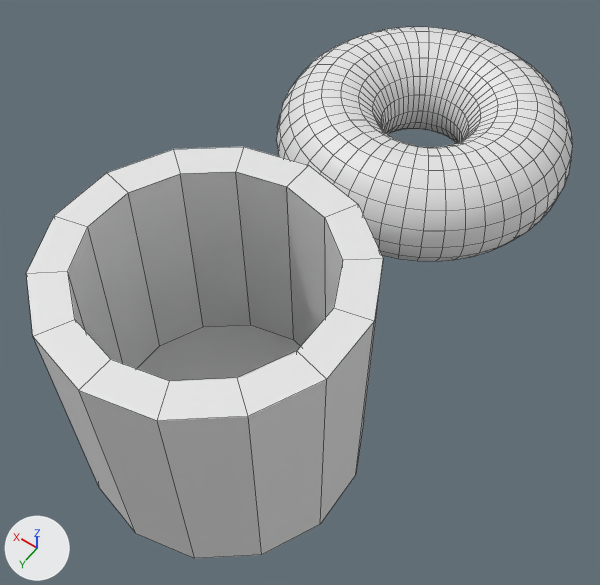
Two versions of the Blender file donut-2026/donut-tut2026.blend, one commit apart.
Before and after are seen from a camera (50 mm lens) standing at (-0.277, 0.639, 0.762) and looking at (0.01, 0.237, 0.131). Arrows for +X, +Y and +Z are at lower left; the lights stay in place. The first picture is the older version. Mesh edges are drawn as thin lines.
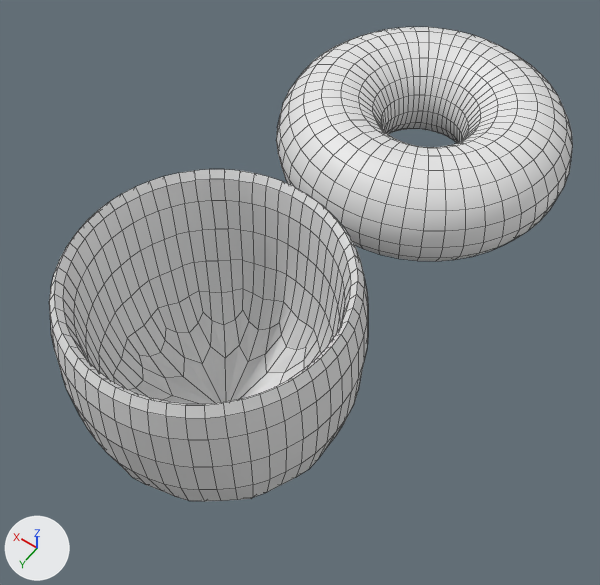
Edits to the bpy script that builds the scene:
```text
Change ob_cylinder:
    add _m = ob_cylinder.modifiers.new('Subdivision', 'SUBSURF')
    add _m.levels = 3
```

Location of each change, (x1, y1, x2, y2) in pixels of the pictures (600 x 585 px):
'Cylinder', modifiers changed (11% narrower, 19% shorter)
    before: (26, 147, 383, 558)
    after: (49, 169, 368, 501)
